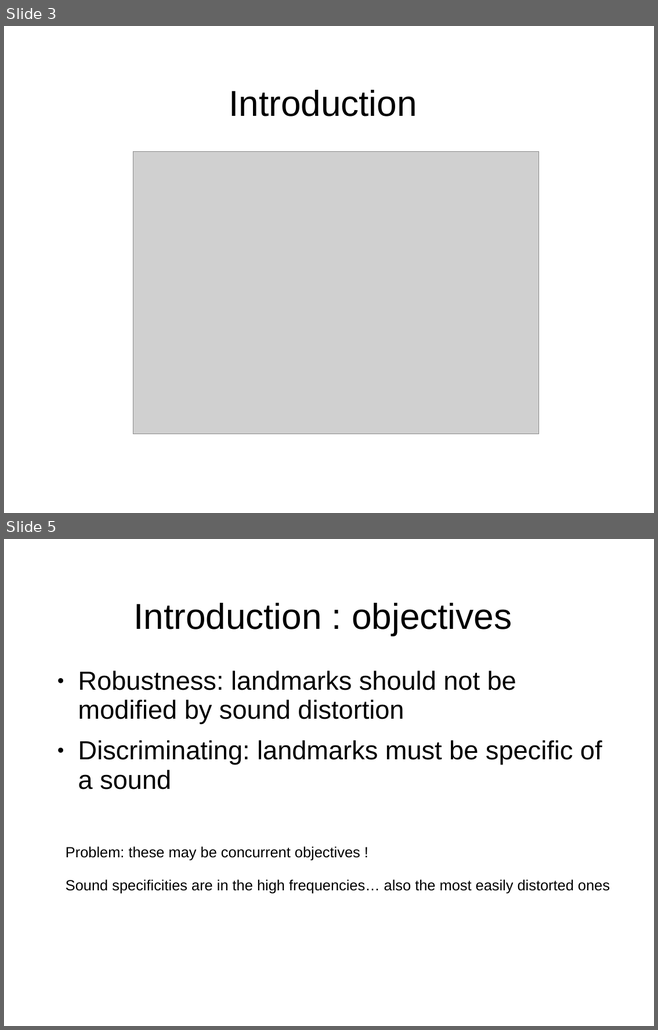
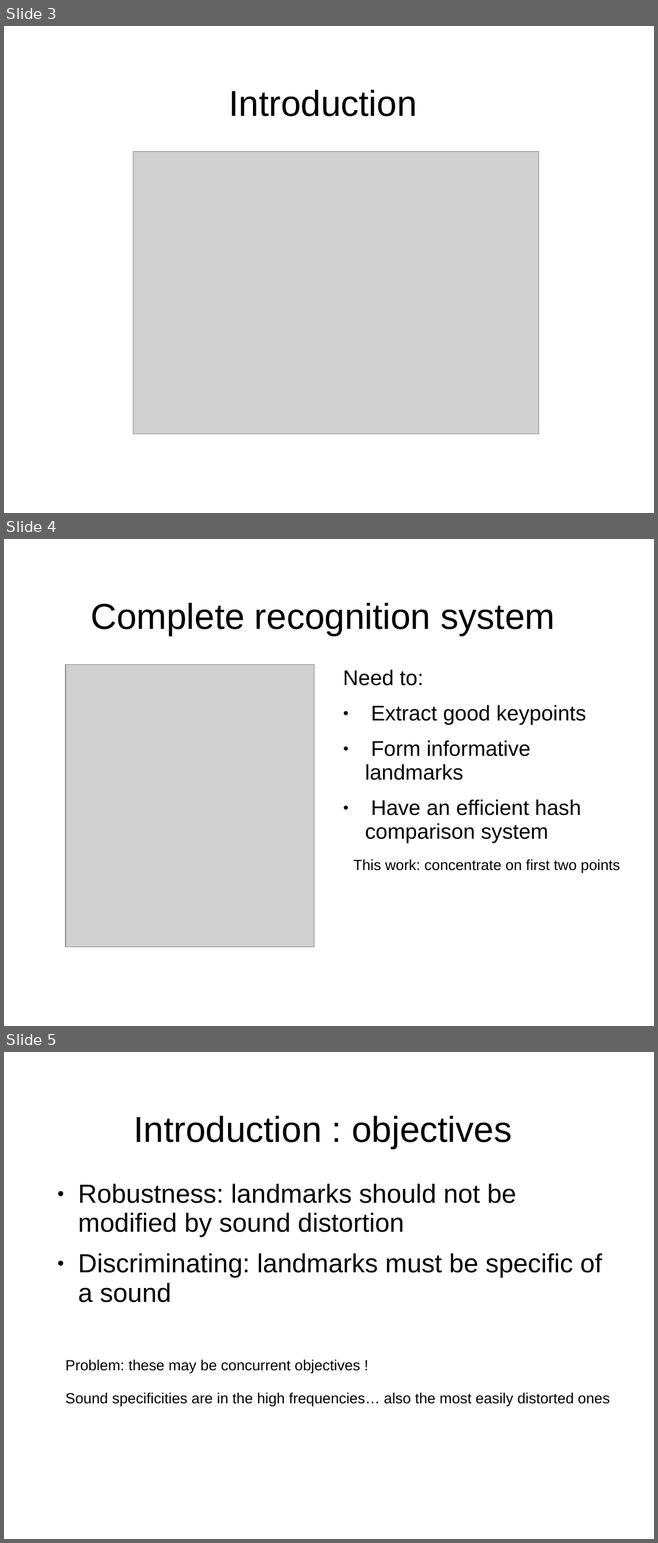
Before and after one commit to mmoussallam/audio-sketch, a slide deck: src/icassp14_fgpt/icassp14/slides.ppt. Shown one above the other, each under a label of ours: slides 3 and 5 before the commit, slides 3, 4 and 5 after it; the slides between them are not shown. The pictures are 658x1030 and 658x1543 pixels, drawn with LibreOffice and Linux fonts; fonts in the diff are those of the drawing; grey boxes stand for pictures; background and template pictures are left out. Boxes give left, top, right and bottom in pixels: in the first picture for what was removed or moved away, otherwise in the second. Text is boxed around its words. In the diff, an @@ line names an element or a change of style, - is before the commit and + after.

```diff
--- a/src/icassp14_fgpt/icassp14/slides.ppt
+++ b/src/icassp14_fgpt/icassp14/slides.ppt
@@ slide 4 added at [4, 539, 654, 1026], background picture (left out) @@
@@ title added at [90, 603, 555, 635], 44 pt, text #000000 @@
+Complete recognition system
@@ picture added at [65, 664, 314, 947] @@
@@ text added at [343, 669, 586, 843], 26 pt, text #000000 @@
+Need to:
+● Extract good keypoints
+● Form informative landmarks
+● Have an efficient hash comparison system
@@ text added at [353, 859, 620, 874], 18 pt, text #000000 @@
+This work: concentrate on first two points
```
Also in this commit, not shown: 4 slides changed, 1 other slide added, 1 slide removed.
